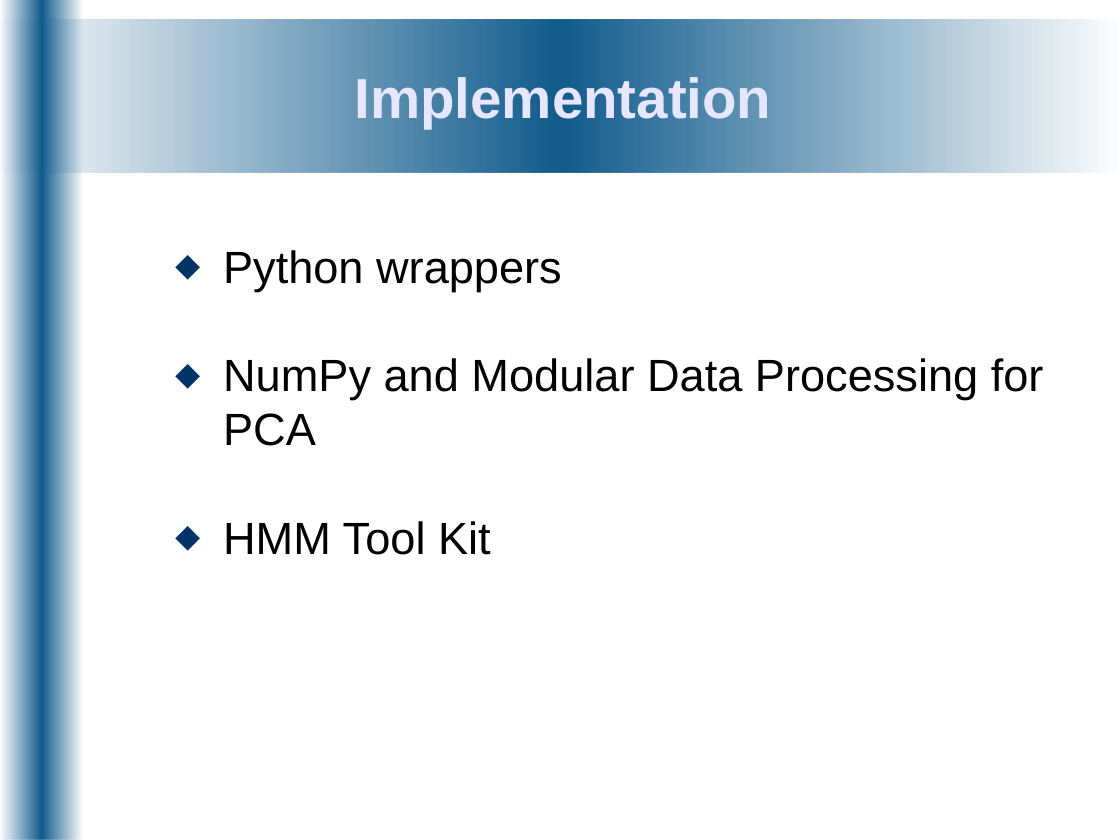
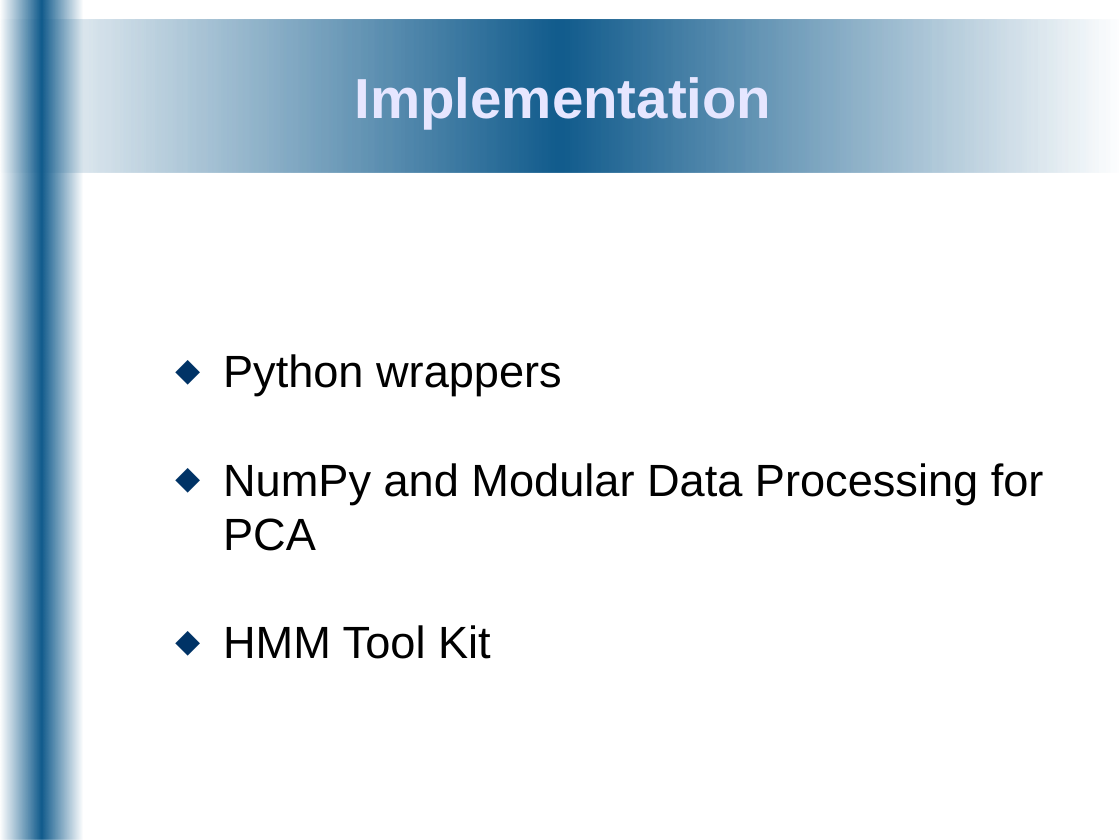
Before and after one commit to DorisGao/personal-uni, a slide deck: slide 12 of ee4p/docs/Presentations/bench_inspect-0812071414.odp (slide 11 before the commit). Drawn at 1120x840 pixels with LibreOffice and Linux fonts; fonts in the diff are those of the drawing. Boxes give left, top, right and bottom in pixels: in the first picture for what was removed or moved away, otherwise in the second. Text is boxed around its words. In the diff, an @@ line names an element or a change of style, - is before the commit and + after.

```diff
--- a/ee4p/docs/Presentations/bench_inspect-0812071414.odp
+++ b/ee4p/docs/Presentations/bench_inspect-0812071414.odp
@@ text "Python wrappers": place and size @@
-text "Python wrappers" at <box>223,250,1044,555</box>
+text "Python wrappers" at <box>223,354,1044,659</box>
```
Also in this commit, not shown: 12 other slides changed, 3 slides added, 1 slide removed, 1 other file.
